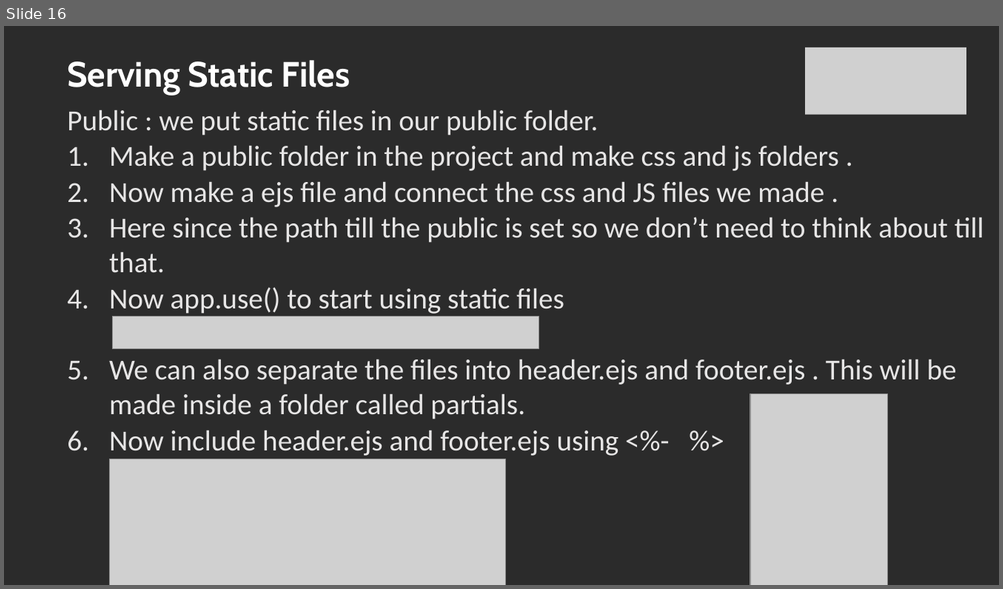
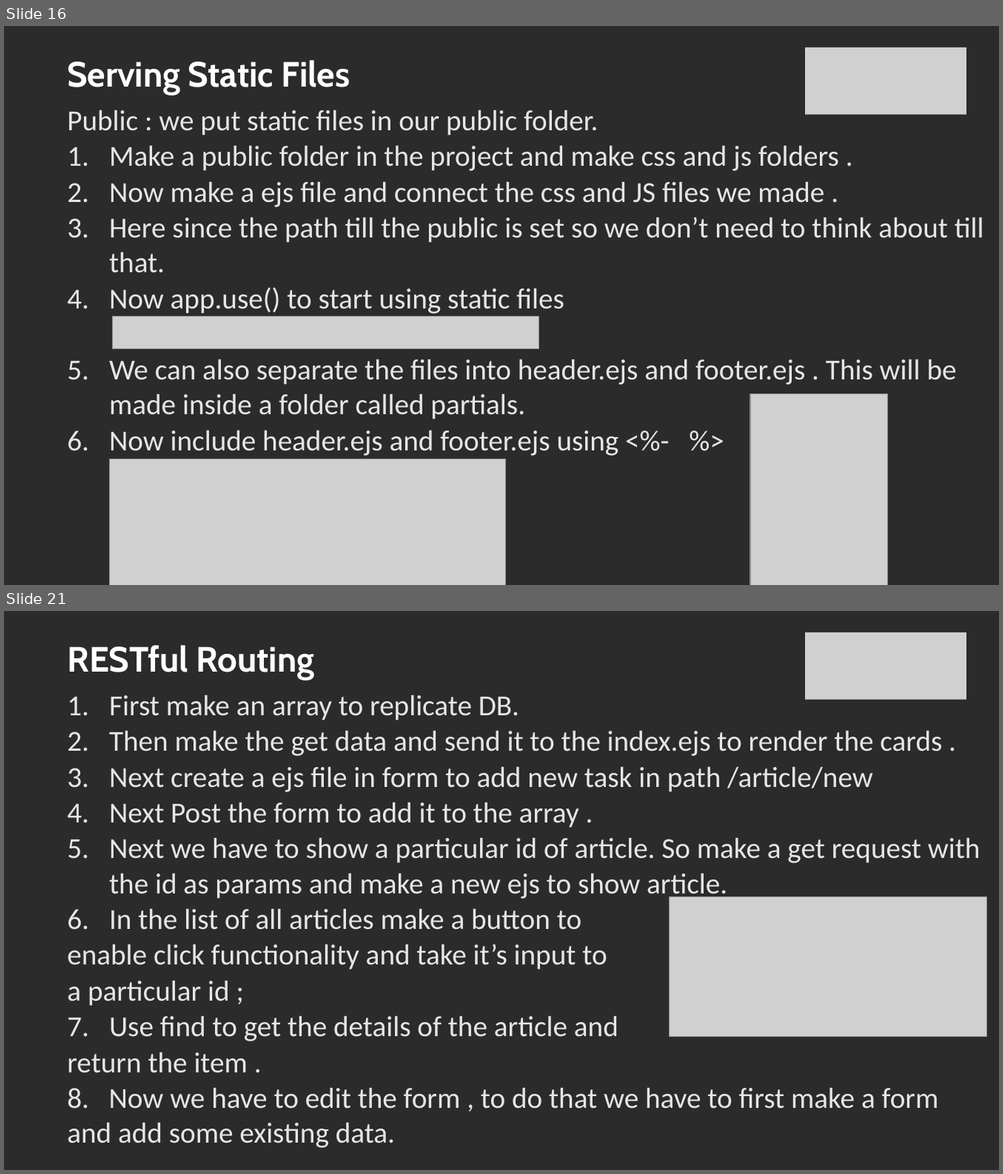
Before and after one commit to SachinBarpanda/glaBackend, a slide deck: NodeJS.pptx. Shown one above the other, each under a label of ours: slide 16 before the commit, slides 16 and 21 after it; the slides between them are not shown. The pictures are 1003x589 and 1003x1174 pixels, drawn with LibreOffice and Linux fonts; fonts in the diff are those of the drawing; grey boxes stand for pictures; background and template pictures are left out; a plain dark background stands for a picture behind light text. Boxes give left, top, right and bottom in pixels: in the first picture for what was removed or moved away, otherwise in the second. Text is boxed around its words. In the diff, an @@ line names an element or a change of style, - is before the commit and + after.

```diff
--- a/NodeJS.pptx
+++ b/NodeJS.pptx
@@ slide 21 added at <box>4,611,999,1170</box>, background picture (left out) @@
@@ picture added at <box>805,632,966,700</box> @@
@@ title added at <box>67,645,314,681</box>, 34 pt, text #FFFFFF, bold @@
+RESTful Routing
@@ text added at <box>67,695,980,1148</box>, 28 pt, text #E7E6E6 @@
+1. First make an array to replicate DB.
+2. Then make the get data and send it to the index.ejs to render the cards .
+3. Next create a ejs file in form to add new task in path /article/new
+4. Next Post the form to add it to the array .
+5. Next we have to show a particular id of article. So make a get request with the id as params and make a new ejs to show article.
+6. In the list of all articles make a button to
+enable click functionality and take it’s input to
+a particular id ;
+7. Use find to get the details of the article and
+return the item .
+8. Now we have to edit the form , to do that we have to first make a form and add some existing data.
@@ picture added at <box>669,897,987,1037</box> @@
```
Also in this commit, not shown: 2 slides changed, 5 other slides added, 50 other files.
